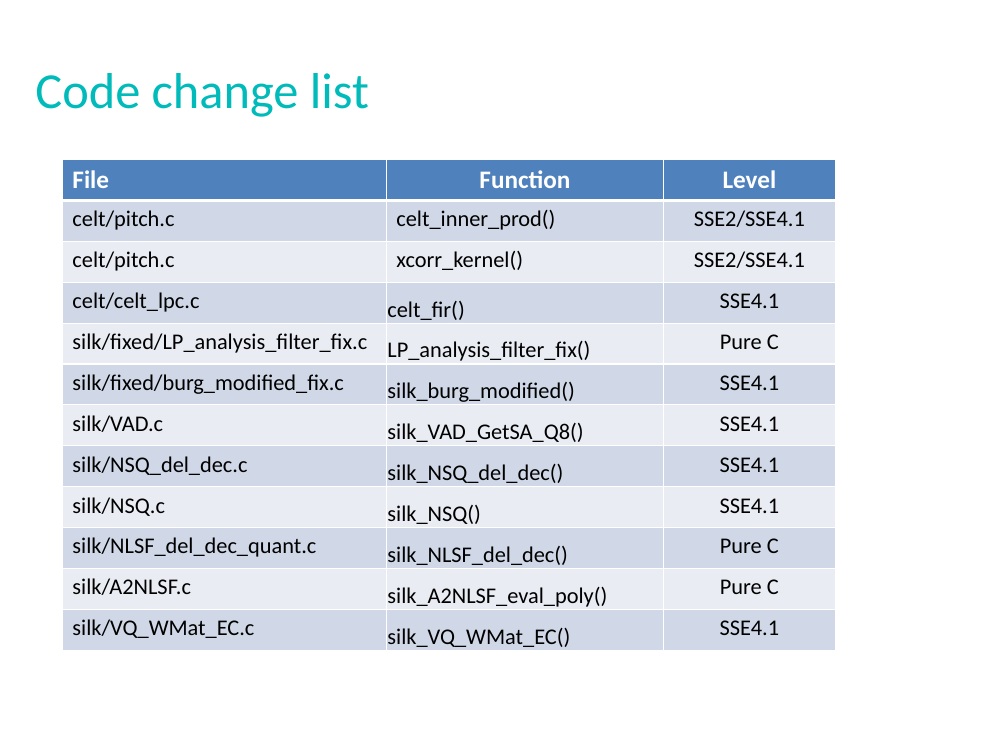
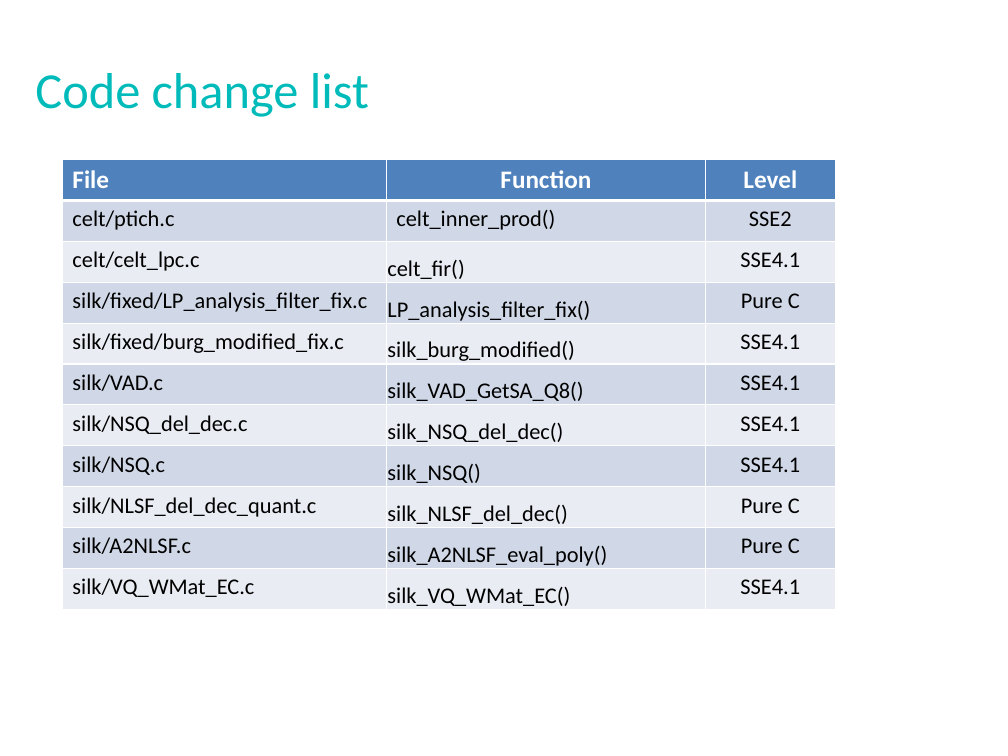
Before and after one commit to cisco/opus, a slide deck: slide 6 of cisco-opus-optimization.pptx (slide 7 before the commit). Drawn at 1008x756 pixels with LibreOffice and Linux fonts; fonts in the diff are those of the drawing. Boxes give left, top, right and bottom in pixels: in the first picture for what was removed or moved away, otherwise in the second. Text is boxed around its words. In the diff, an @@ line names an element or a change of style, - is before the commit and + after.

```diff
--- a/cisco-opus-optimization.pptx
+++ b/cisco-opus-optimization.pptx
@@ table at [62, 159, 836, 610] @@
-row 2: celt/pitch.c | celt_inner_prod() | SSE2/SSE4.1
-row 3: celt/pitch.c | xcorr_kernel() | SSE2/SSE4.1
+row 2: celt/ptich.c | celt_inner_prod() | SSE2
```
Also in this commit, not shown: 7 other slides changed, 1 slide removed.
